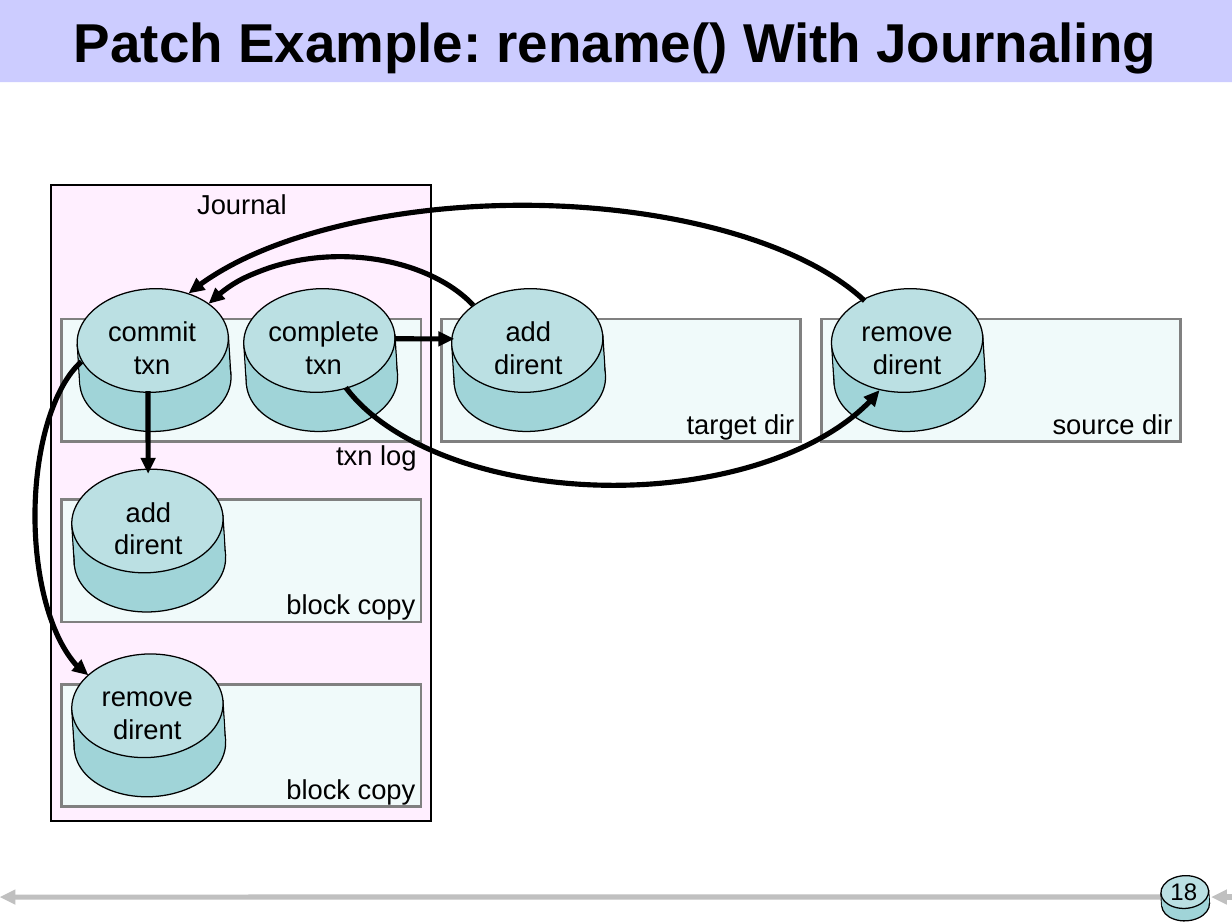
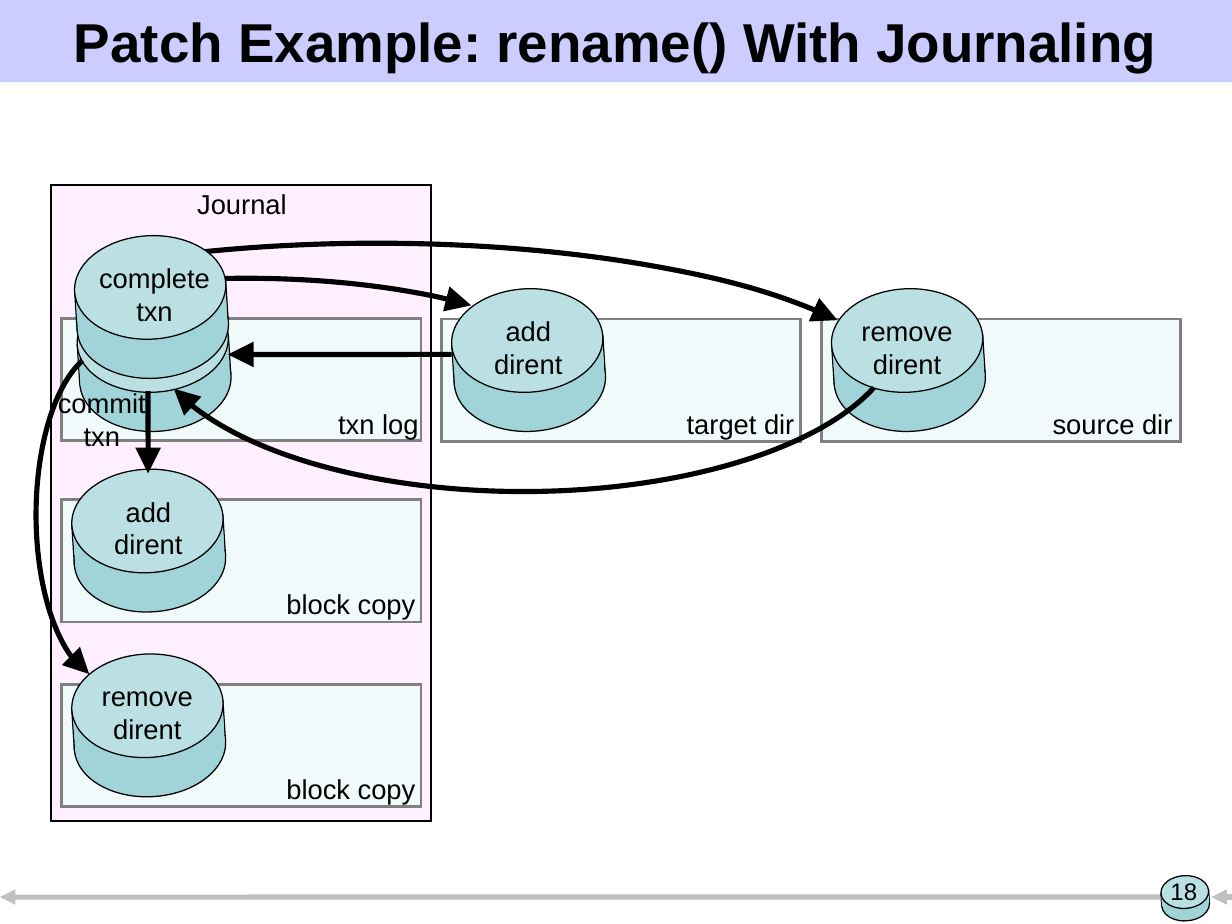
Before and after one commit to ucla-readable/fstitch-doc, a slide deck: slide 18 of sosp/pres.ppt. Drawn at 1232x924 pixels with LibreOffice and Linux fonts; fonts in the diff are those of the drawing. Boxes give left, top, right and bottom in pixels: in the first picture for what was removed or moved away, otherwise in the second. Text is boxed around its words. In the diff, an @@ line names an element or a change of style, - is before the commit and + after.

```diff
--- a/sosp/pres.ppt
+++ b/sosp/pres.ppt
@@ freeform shape: place and size @@
-freeform shape at (145, 206, 899, 535)
+freeform shape at (147, 163, 901, 492)
@@ freeform shape: place and size @@
-freeform shape at (325, 174, 903, 485)
+freeform shape at (0, 243, 920, 572)
@@ freeform shape: place and size @@
-freeform shape at (184, 256, 496, 462)
+freeform shape at (0, 278, 579, 484)
@@ 2 ellipses, 2 rectangles, 1 text: place and size @@
-2 ellipses, 2 rectangles, 1 text at (241, 284, 401, 435)
+2 ellipses, 2 rectangles, 1 text at (72, 231, 232, 382)
@@ freeform shape at (36, 350, 181, 681): outline redrawn @@
@@ arrow moved from (394, 339) - (453, 339) to (452, 355) - (228, 355) @@
@@ text added at (58, 392, 146, 447), 16 pt, text #000000 @@
+commit
+txn
@@ text "txn log": place and size @@
-text "txn log" at (336, 444, 416, 471)
+text "txn log" at (338, 414, 418, 439)
```
Also in this commit, not shown: 7 other slides changed.
